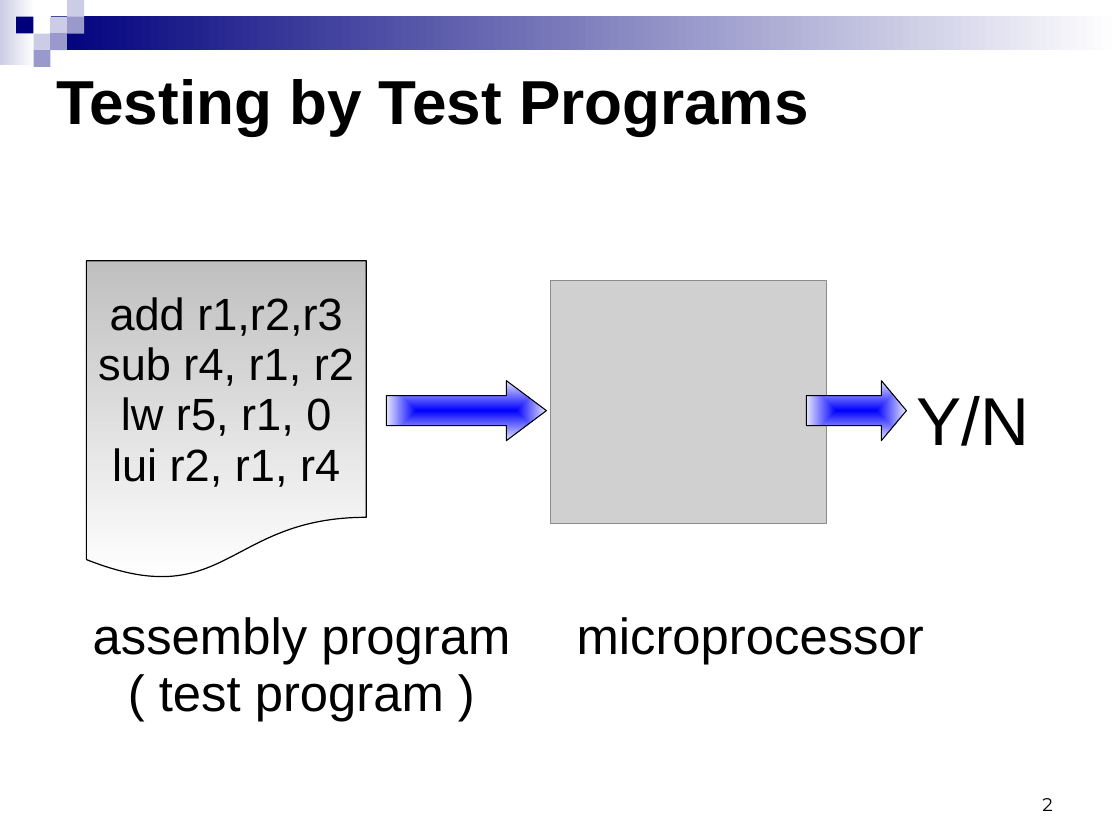
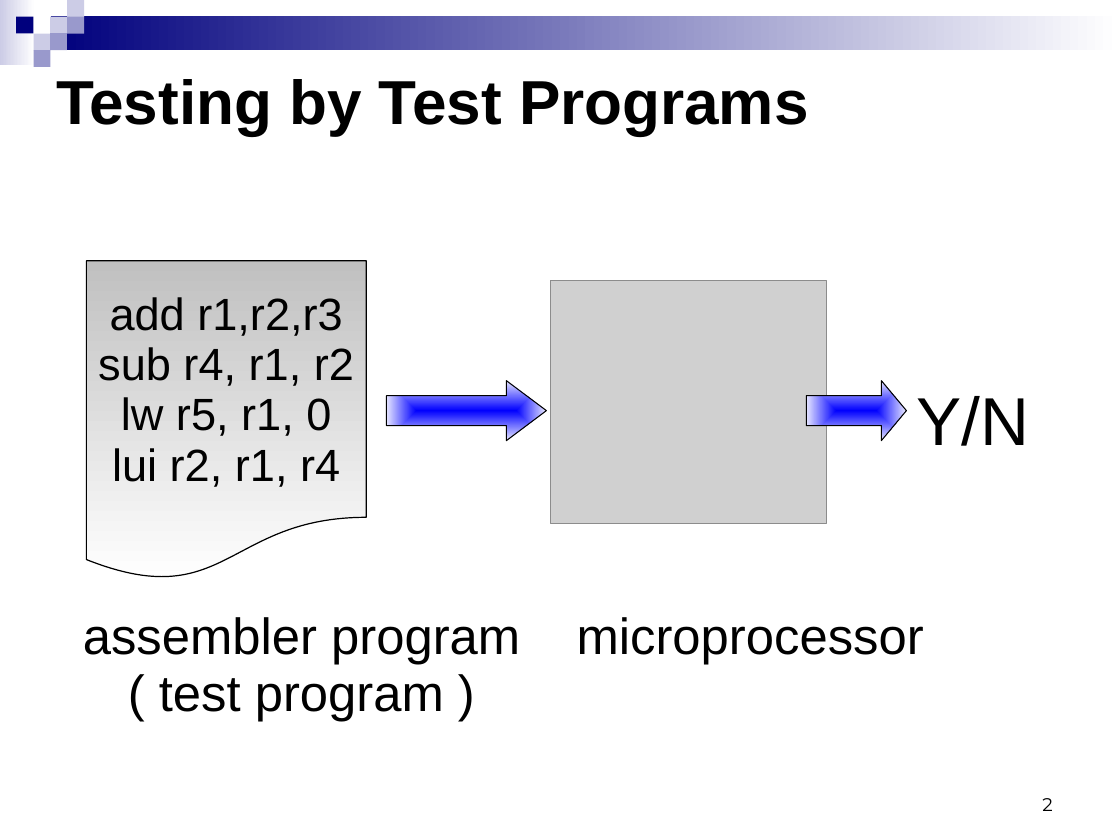
Before and after one commit to kornevgen/tesla-project, a slide deck: slide 2 of papers/unpublished/SummerSchool09/sumsch09-3.ppt. Drawn at 1120x840 pixels with LibreOffice and Linux fonts; fonts in the diff are those of the drawing; grey boxes stand for pictures. Boxes give left, top, right and bottom in pixels: in the first picture for what was removed or moved away, otherwise in the second. Text is boxed around its words. In the diff, an @@ line names an element or a change of style, - is before the commit and + after.

```diff
--- a/papers/unpublished/SummerSchool09/sumsch09-3.ppt
+++ b/papers/unpublished/SummerSchool09/sumsch09-3.ppt
@@ text at bbox=[83, 617, 520, 665]: text changed @@
-assembly program
+assembler program
```
Also in this commit, not shown: 8 other slides changed, 2 slides added.
